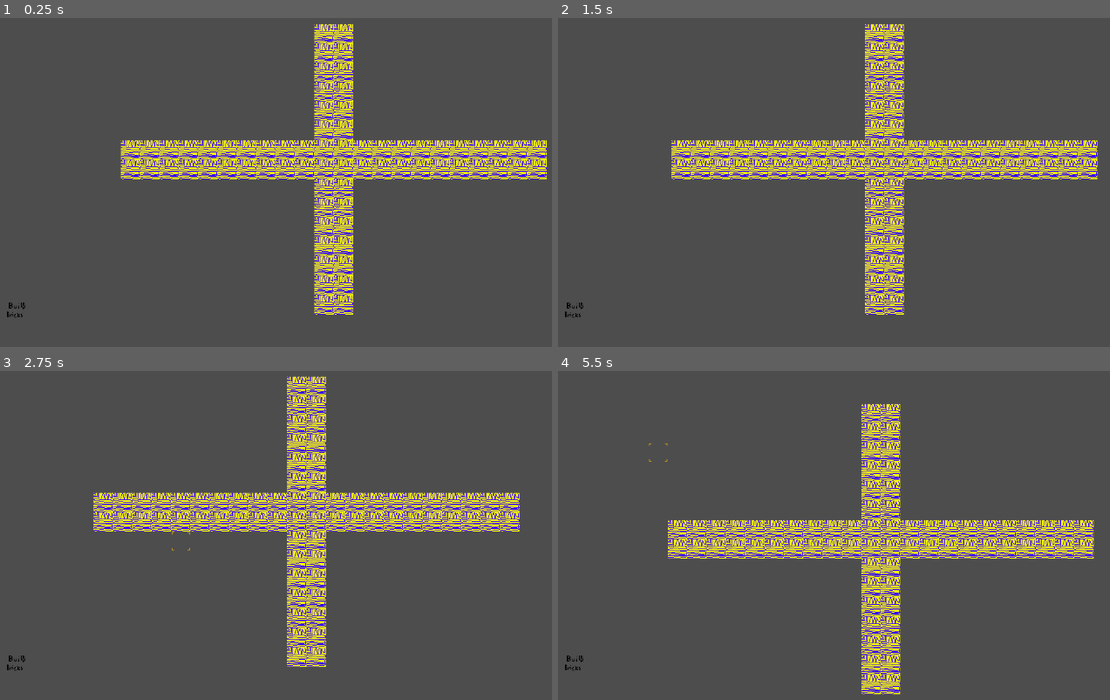
Above: before the commit, frames 1-4 (two rows, left to right).
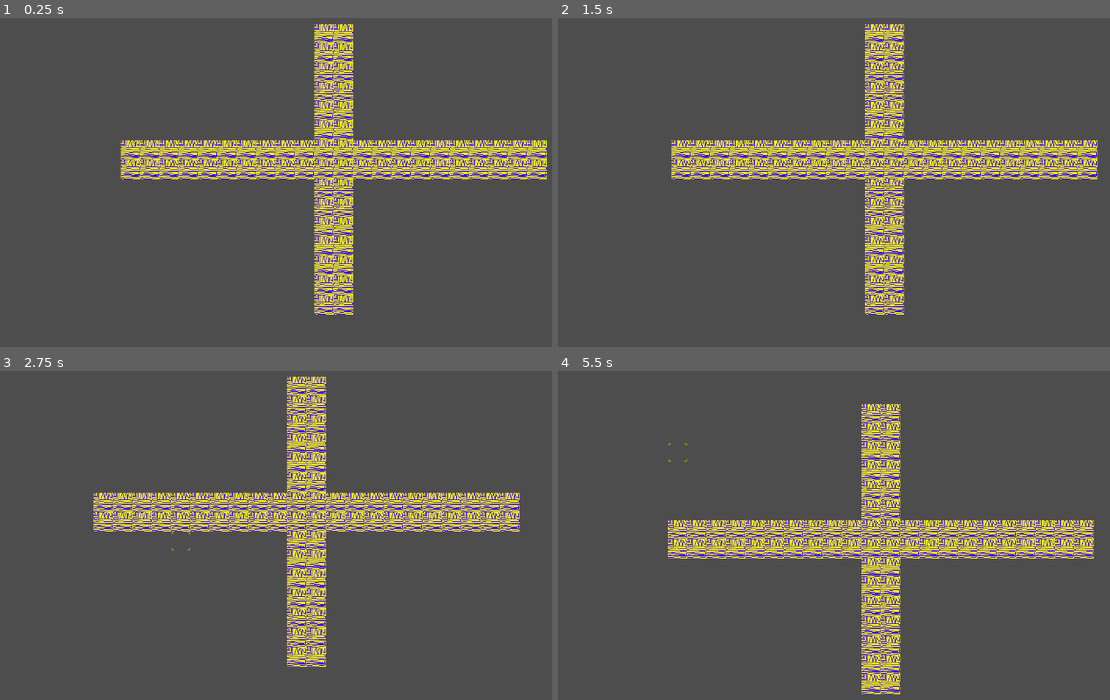
Above: after the commit, the same moments.

Repository: Something231/Cult-City
Game: Godot game, scene res://Scenes/Town.tscn
Same seed, same stepped clock (60 frames per second), same inputs: the game is played once before the commit and once after it. The project has no main scene, so this scene is started directly.
Inputs (mouse positions are in pixels of both pictures, inside the frame that each line leads up to):
- Up to frame 1 (0.25 s): no input
- Up to frame 2 (1.5 s): click (574, 310) at 0.52 s; tap Enter at 1.25 s; move the mouse to (1027, 139) at 1.27 s; hold D (move_right) from 1.28 s (still down); hold B (b, bound only after the commit) from 1.28 s (still down); click (1027, 139) at 1.42 s
- Up to frame 3 (2.75 s): move the mouse to (176, 532) at 2.02 s; release D (move_right) at 2.03 s; release B (b, bound only after the commit) at 2.03 s; hold S (move_down) from 2.03 s (still down); tap B (b, bound only after the commit) at 2.1 s; click (176, 532) at 2.17 s
- Up to frame 4 (5.5 s): tap Space at 2.75 s; move the mouse to (944, 426) at 2.77 s; release S (move_down) at 2.78 s; hold D (move_right) 2.78-3.53 s; hold B (b, bound only after the commit) 2.78-3.53 s; click (944, 426) at 2.92 s; move the mouse to (839, 591) at 3.52 s; hold W (move_up) 3.53-4.28 s; tap B (b, bound only after the commit) at 3.6, 5.1 s; click (839, 591) at 3.67 s; move the mouse to (1082, 571) at 4.27 s; hold B (b, bound only after the commit) 4.28-5.03 s; hold A (move_left) from 4.28 s (still down); click (1082, 571) at 4.42 s; move the mouse to (662, 453) at 5.02 s; click (662, 453) at 5.17 s

The runs differ from the first frame. In frame 1, less than 0.1% of the frame differs, in the area x 1-5%, y 86-91%; in frame 2, less than 0.1%; in frame 3, less than 0.1%; in frame 4, less than 0.1%, in the area x 1-24%, y 22-91%.

Commit message:
started adding multiselection

Diff:
--- a/Scenes/Town.tscn
+++ b/Scenes/Town.tscn
@@ -132,6 +132,7 @@
 left_boundary = 0
 
 [node name="Control" parent="Camera2D" instance=ExtResource("2_gvu6p")]
+visible = false
 offset_left = -577.0
 offset_top = -324.0
 offset_right = -577.0
--- a/Scripts/dictator.gd
+++ b/Scripts/dictator.gd
@@ -3,11 +3,19 @@
 var building: bool = false
 var buildmaterial = "_"
 var buildstate: int = 0
-var last_selected = Vector2(0, 0)
+var last_selected: Vector2 = Vector2(0, 0)
+var root_selected: Vector2 = Vector2(0, 0)
 var selection_state: int = 0
+var mouse_pressed: bool = false
 
 # Called every frame. 'delta' is the elapsed time since the previous frame.
 func _process(delta):
+	if Input.is_action_pressed("b"):
+		if selection_state == 0:
+			selection_state = 1
+		elif selection_state == 1:
+			selection_state = 0
+
 	var selected_tile = get_global_mouse_position()
 	var selection_list = []
 	if selection_state == 0:
@@ -15,9 +23,18 @@
 			last_selected = selected_tile
 			selection_list.append(selected_tile)
 			get_tree().call_group("tilemap", "select_tiles", selection_list)
-	if selection_state == 1:
-		if selected_tile != last_selected:
-			pass
+	elif selection_state == 1:
+		if mouse_pressed == false:
+			if Input.is_mouse_button_pressed(MOUSE_BUTTON_LEFT):
+				mouse_pressed = true
+				root_selected = selected_tile
+		else:
+			if not Input.is_mouse_button_pressed(MOUSE_BUTTON_LEFT):
+				mouse_pressed = false
+			elif selected_tile != root_selected:
+				pass
+
+
 
 func build_state(button):
 	building = not building
--- a/project.godot
+++ b/project.godot
@@ -36,3 +36,8 @@
 "events": [Object(InputEventKey,"resource_local_to_scene":false,"resource_name":"","device":-1,"window_id":0,"alt_pressed":false,"shift_pressed":false,"ctrl_pressed":false,"meta_pressed":false,"pressed":false,"keycode":0,"physical_keycode":65,"key_label":0,"unicode":97,"echo":false,"script":null)
 ]
 }
+b={
+"deadzone": 0.5,
+"events": [Object(InputEventKey,"resource_local_to_scene":false,"resource_name":"","device":-1,"window_id":0,"alt_pressed":false,"shift_pressed":false,"ctrl_pressed":false,"meta_pressed":false,"pressed":false,"keycode":0,"physical_keycode":66,"key_label":0,"unicode":98,"echo":false,"script":null)
+]
+}
